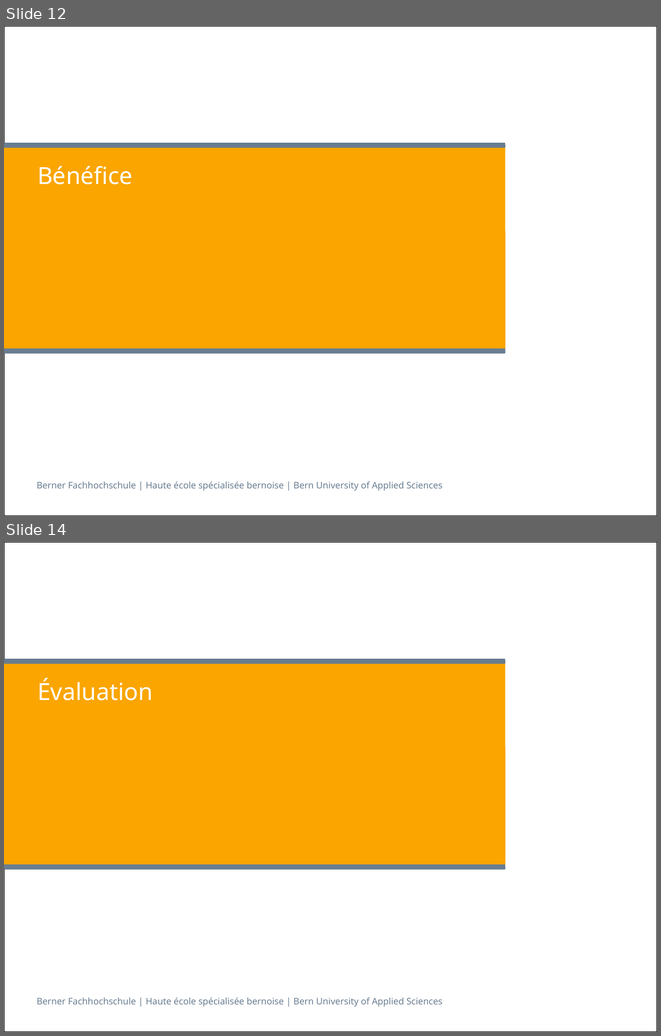
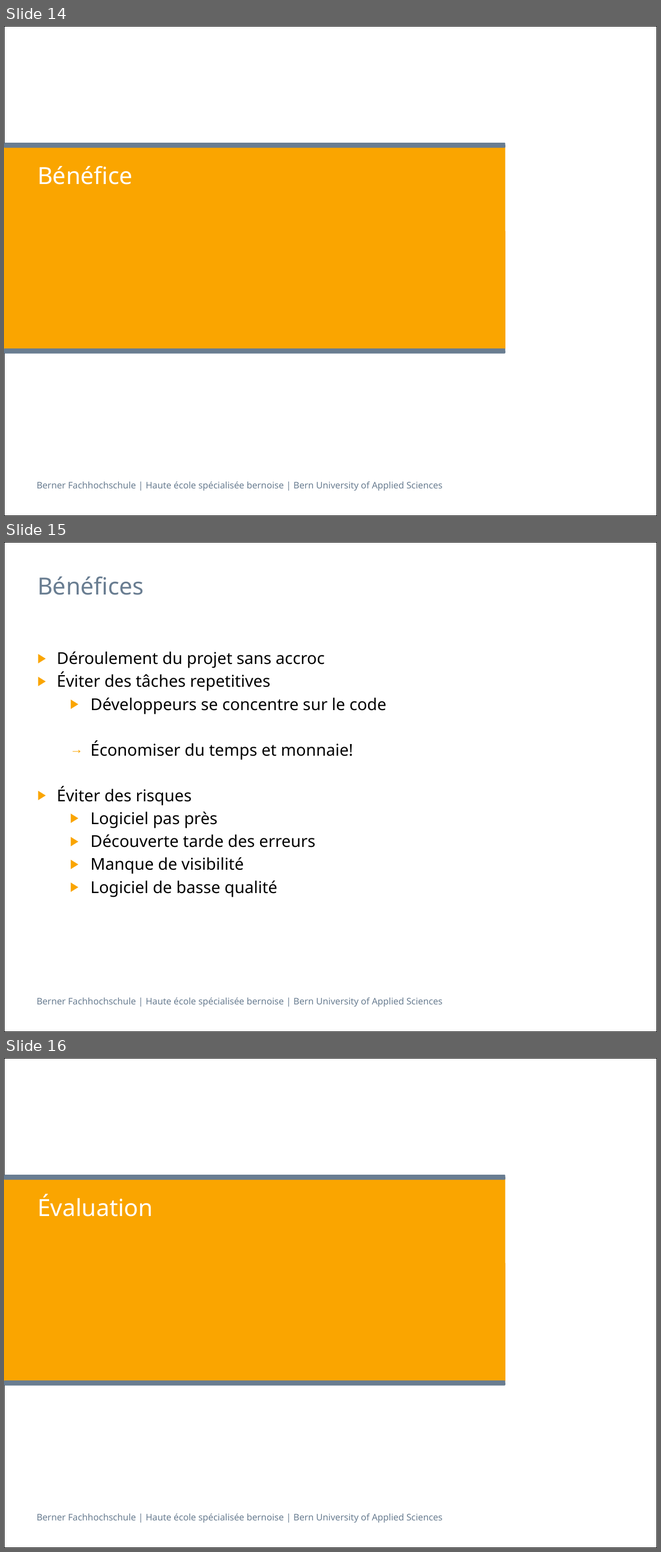
Before and after one commit to h3ll5ur7er/InfoSeminar, a slide deck: continuousIntegration/Infseminar_IntegrationContinue_aescd5.pptx. Shown one above the other, each under a label of ours: slides 12 and 14 before the commit, slides 14, 15 and 16 after it; the slides between them are not shown. The pictures are 661x1036 and 661x1552 pixels, drawn with LibreOffice and Linux fonts; fonts in the diff are those of the drawing. Boxes give left, top, right and bottom in pixels: in the first picture for what was removed or moved away, otherwise in the second. Text is boxed around its words. In the diff, an @@ line names an element or a change of style, - is before the commit and + after.

```diff
--- a/continuousIntegration/Infseminar_IntegrationContinue_aescd5.pptx
+++ b/continuousIntegration/Infseminar_IntegrationContinue_aescd5.pptx
@@ slide 15 added at box(4, 542, 657, 1032), background #FFFFFF; not listed: 2 template elements that a slide beside it also shows @@
@@ title added at box(37, 576, 144, 595), 26 pt, text #697D91 @@
+Bénéfices
@@ text added at box(57, 651, 387, 897), 18 pt, text #000000 @@
+▶ Déroulement du projet sans accroc
+▶ Éviter des tâches repetitives
+  ▶ Développeurs se concentre sur le code
+  → Économiser du temps et monnaie!
+▶ Éviter des risques
+  ▶ Logiciel pas près
+  ▶ Découverte tarde des erreurs
+  ▶ Manque de visibilité
+  ▶ Logiciel de basse qualité
@@ what was slide 12 is now slide 14 @@
@@ what was slide 14 is now slide 16 @@
```
Also in this commit, not shown: 3 slides changed, 6 other slides added, 2 slides removed, 26 other files.
